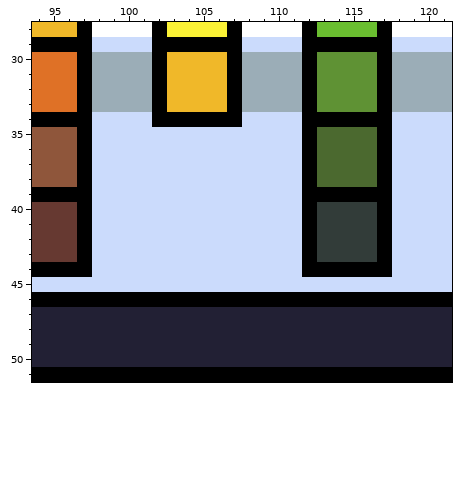
Two versions of one pixel-art file, OBJECT TEMPLATE WEEK/2 to color/G 38 Periodic Table [gather palette] [1px].aseprite. Above, as it was before the edit.
192x64 pixels, 1 frame. Colours within 5 levels of each other are drawn and written as one. Shown: x 94..121, y 28..51. The commit also changed other parts of the picture, which this record leaves out.
Now the later version:
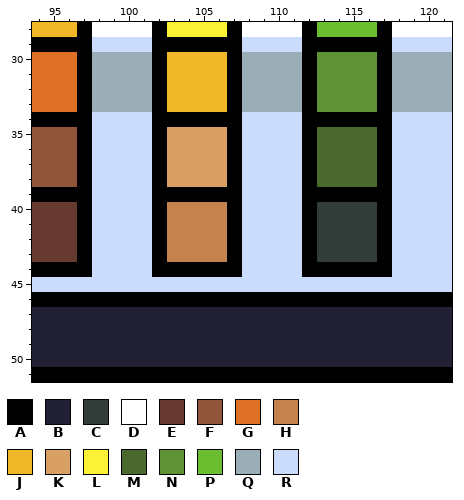
Palette (. is transparent): A #000000  B #222034  C #323c39  D #ffffff  E #663931  F #8f563b  G #df7126  H #c4824e  J #f0b829  K #d9a066  L #fbf236  M #4b692f  N #5f9234  P #6abe30  Q #9badb7  R #cbdbfc
Changes in this commit:
Layer "Layer 1 #2":
Colour A replaces colour R in rows 35 to 38 at x 102 and 107; in row 39 at x 102 to 107; in rows 40 to 43 at x 102 and 107; in row 44 at x 102 to 107.
Colour H replaces colour R in rows 40 to 43 at x 103 to 106.
Colour K replaces colour R in rows 35 to 38 at x 103 to 106.
